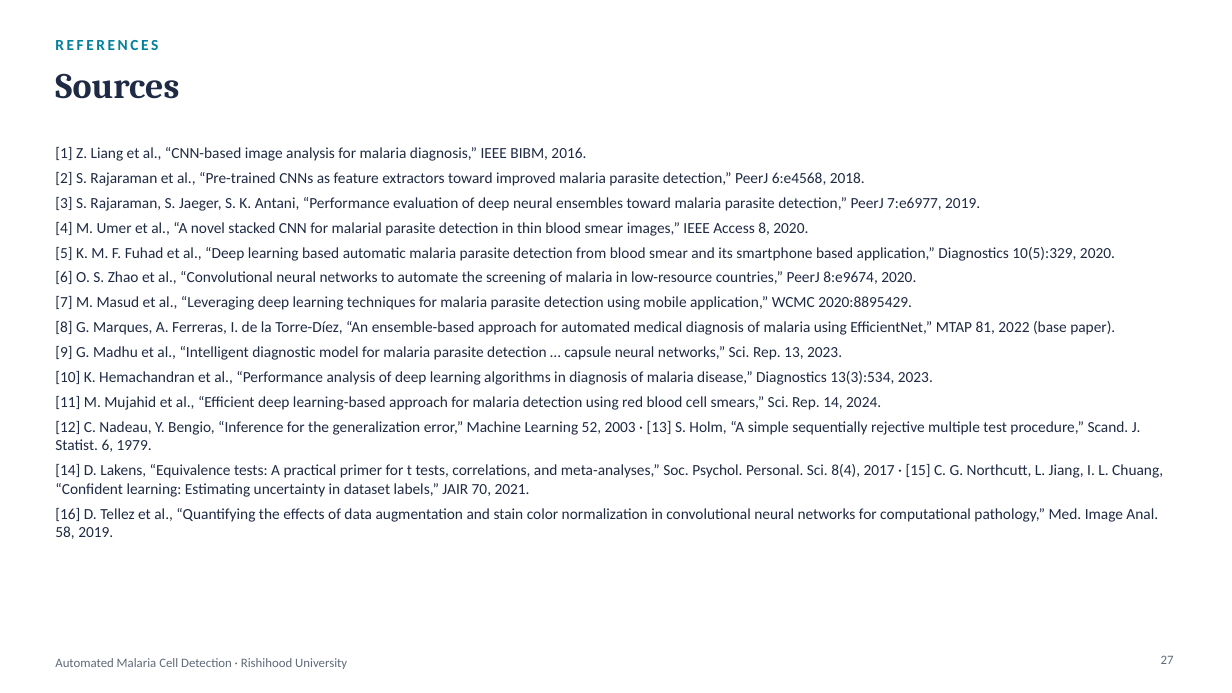
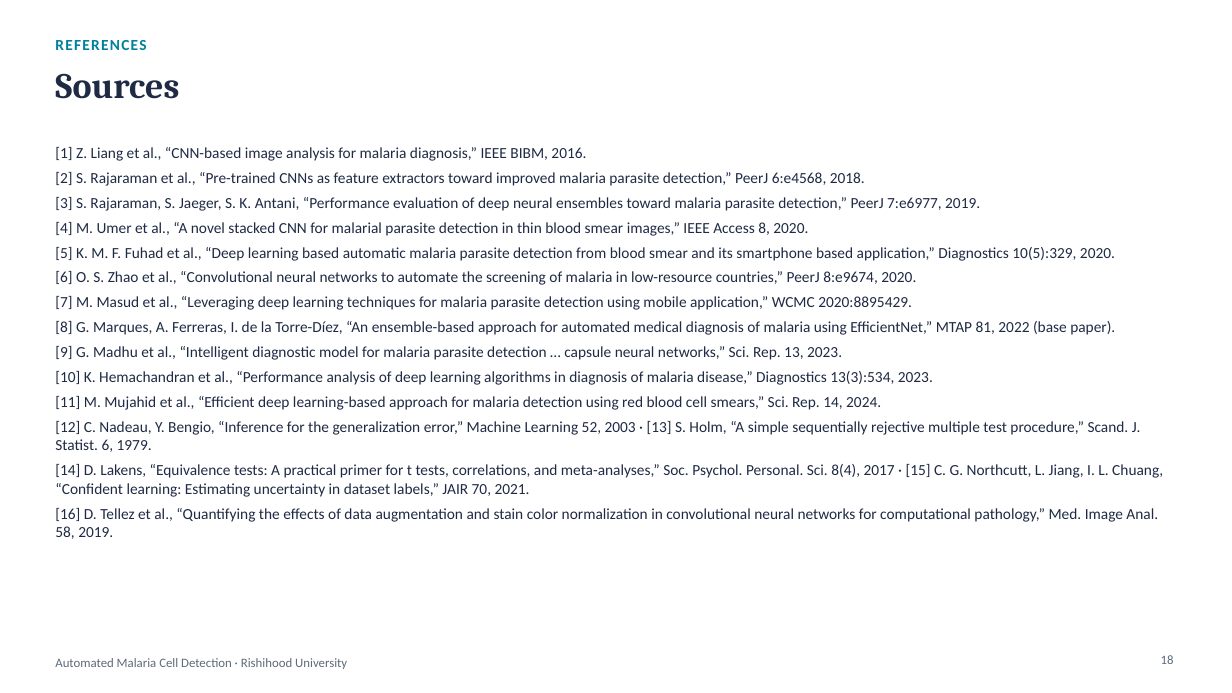
Before and after one commit to amathziah/malaria-detection, a slide deck: slide 18 of slides/Malaria_Phase3_Final.pptx (slide 27 before the commit). Drawn at 1232x693 pixels with LibreOffice and Linux fonts; fonts in the diff are those of the drawing. Boxes give left, top, right and bottom in pixels: in the first picture for what was removed or moved away, otherwise in the second. Text is boxed around its words. In the diff, an @@ line names an element or a change of style, - is before the commit and + after.

```diff
--- a/slides/Malaria_Phase3_Final.pptx
+++ b/slides/Malaria_Phase3_Final.pptx
@@ text "REFERENCES" at (55, 40, 146, 50): letter spacing 2 to 1 pt @@
@@ page number at (1161, 655, 1174, 664): text changed @@
-27
+18
```
Also in this commit, not shown: 7 other slides changed, 10 slides added, 19 slides removed, 7 other files.
